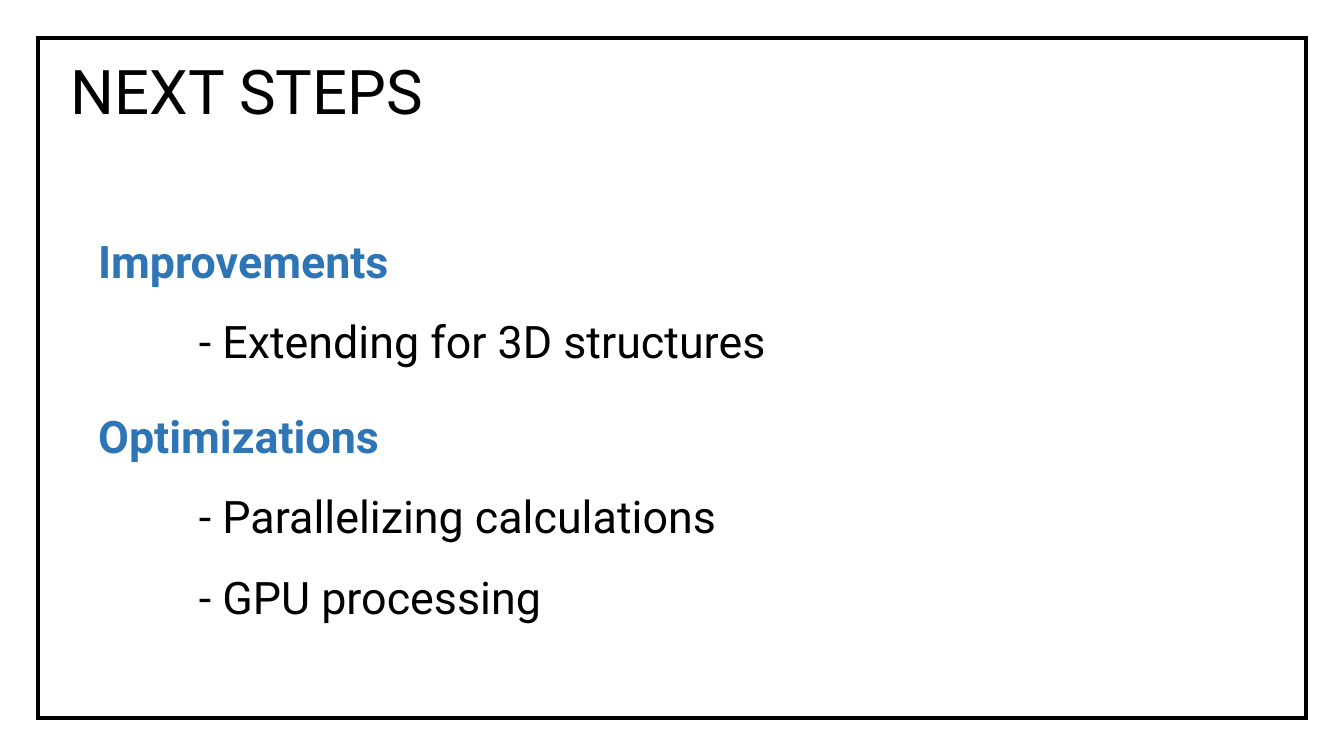
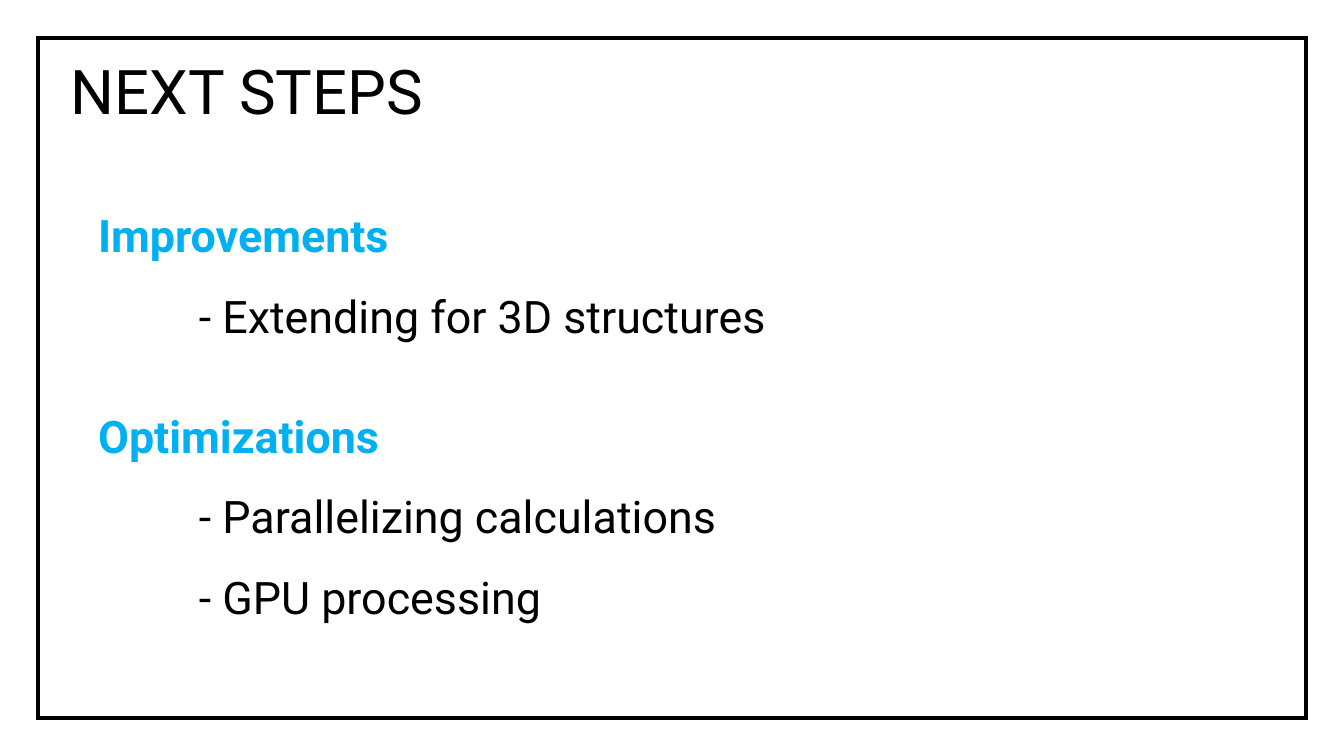
Before and after one commit to imsuneth/FEM, a slide deck: slide 15 of Documentations/Mid evaluation presentation/FINITE ELEMENT BASED STRUCTURAL ANALYSIS.pptx (slide 14 before the commit). Drawn at 1344x756 pixels with LibreOffice and Linux fonts; fonts in the diff are those of the drawing. Boxes give left, top, right and bottom in pixels: in the first picture for what was removed or moved away, otherwise in the second. Text is boxed around its words. In the diff, an @@ line names an element or a change of style, - is before the commit and + after.

Commit message:
presentation

```diff
--- a/Documentations/Mid evaluation presentation/FINITE ELEMENT BASED STRUCTURAL ANALYSIS.pptx
+++ b/Documentations/Mid evaluation presentation/FINITE ELEMENT BASED STRUCTURAL ANALYSIS.pptx
@@ text "Improvements": place and size @@
-text "Improvements" at [98,246,765,368]
+text "Improvements" at [98,220,765,343]
@@ text at [98,220,388,261]: text colour #2E75B6 to #00B0F0 in "Improvements" @@
@@ text at [98,420,379,462]: text colour #2E75B6 to #00B0F0 in "Optimizations" @@
```
Also in this commit, not shown: 1 other slide changed, 4 other files.
